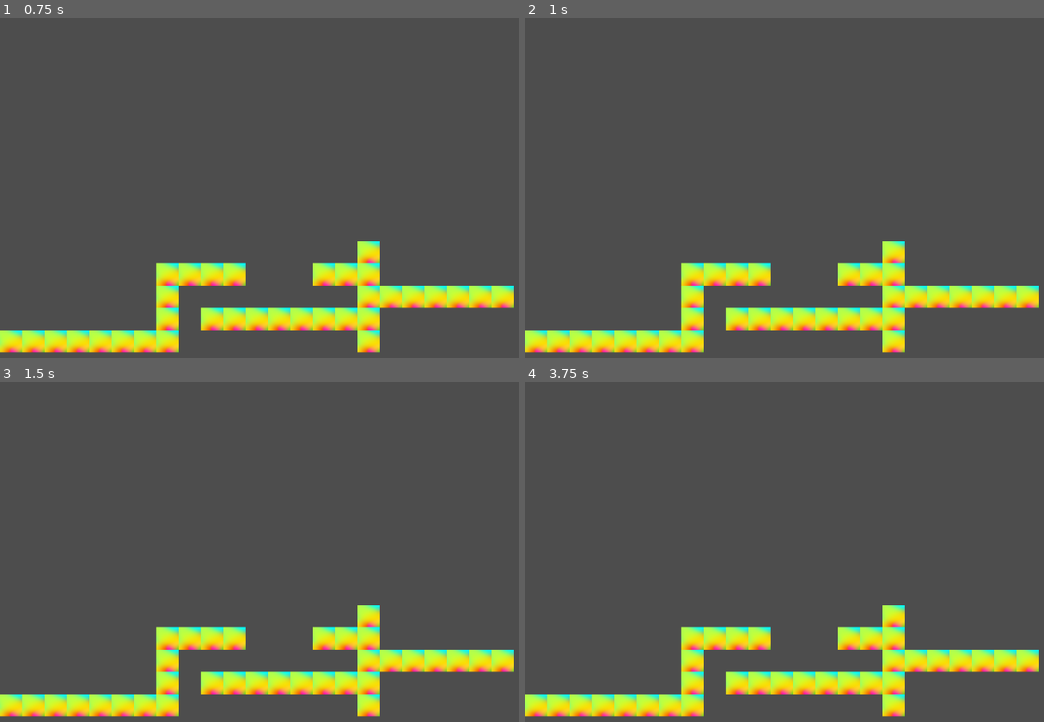
Above: before the commit, frames 1-4 (two rows, left to right).
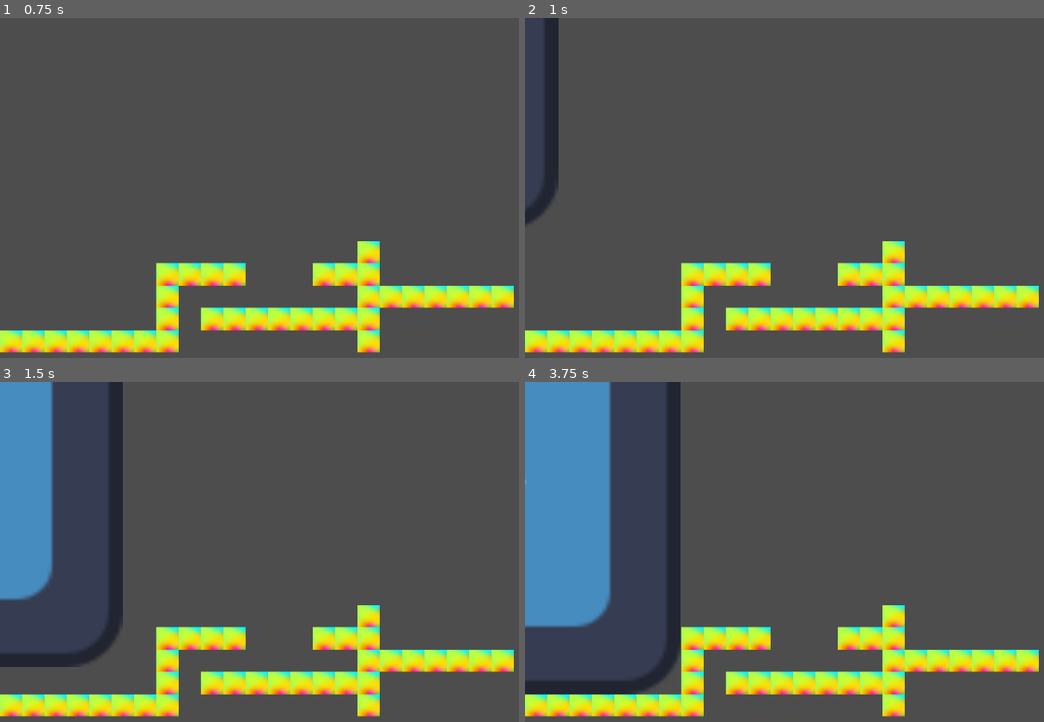
Above: after the commit, the same moments.

Repository: ASZM101/williamdanielgame
Game: Godot game, scene res://main.tscn
Same seed, same stepped clock (60 frames per second), same inputs: the game is played once before the commit and once after it. The project has no main scene, so this scene is started directly. The engine's default icon, where the game draws it, is replaced by a stand-in: a white triangle on a blue panel in a dark square.
Inputs:
- Up to frame 1 (0.75 s): tap Enter (ui_accept) at 0.5, 0.6 s; hold Right (ui_right) from 0.53 s (still down)
- Up to frame 2 (1 s): keep holding Right (ui_right); tap Enter (ui_accept) at 0.77 s
- Up to frame 3 (1.5 s): keep holding Right (ui_right); tap Enter (ui_accept) at 1.07, 1.35 s
- Up to frame 4 (3.75 s): tap Enter (ui_accept) at 1.52, 1.82, 2.1, 2.85, 3.02, 3.32, 3.6 s; release Right (ui_right) at 2.03 s; hold Left (ui_left) 2.03-2.78 s; hold Right (ui_right) from 2.78 s (still down)

Frame 1 is identical in both runs. In frame 2, 1.9% of the frame differs, in the area x 0-7%, y 0-61%; in frame 3, 9.9%; in frame 4, 16%, in the area x 0-30%, y 0-92%.

Commit message:
Created player script

Diff:
--- a/main.tscn
+++ b/main.tscn
@@ -1,5 +1,6 @@
-[gd_scene load_steps=6 format=4 uid="uid://c6erujqcrxajt"]
+[gd_scene load_steps=7 format=4 uid="uid://c6erujqcrxajt"]
 
+[ext_resource type="Script" uid="uid://cnambo5ft8hxh" path="res://player.gd" id="1_h2yge"]
 [ext_resource type="Texture2D" uid="uid://byarp00ekrknt" path="res://icon.svg" id="1_ig7tw"]
 [ext_resource type="Texture2D" uid="uid://c5gvtmgmusosi" path="res://images/tiles.png" id="2_0xm2m"]
 
@@ -68,6 +69,7 @@
 [node name="Node" type="Node"]
 
 [node name="Player" type="CharacterBody2D" parent="."]
+script = ExtResource("1_h2yge")
 
 [node name="Sprite2D" type="Sprite2D" parent="Player"]
 position = Vector2(-459, -490)
--- /dev/null
+++ b/player.gd
@@ -0,0 +1,25 @@
+extends CharacterBody2D
+
+
+const SPEED = 300.0
+const JUMP_VELOCITY = -400.0
+
+
+func _physics_process(delta: float) -> void:
+	# Add the gravity.
+	if not is_on_floor():
+		velocity += get_gravity() * delta
+
+	# Handle jump.
+	if Input.is_action_just_pressed("ui_accept") and is_on_floor():
+		velocity.y = JUMP_VELOCITY
+
+	# Get the input direction and handle the movement/deceleration.
+	# As good practice, you should replace UI actions with custom gameplay actions.
+	var direction := Input.get_axis("ui_left", "ui_right")
+	if direction:
+		velocity.x = direction * SPEED
+	else:
+		velocity.x = move_toward(velocity.x, 0, SPEED)
+
+	move_and_slide()
Not shown, added: player.gd.uid
